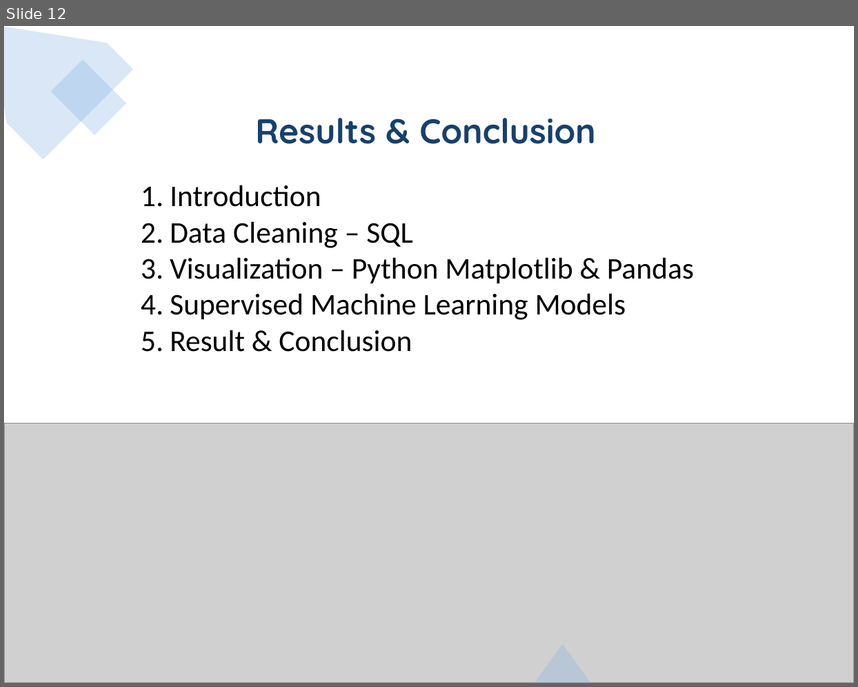
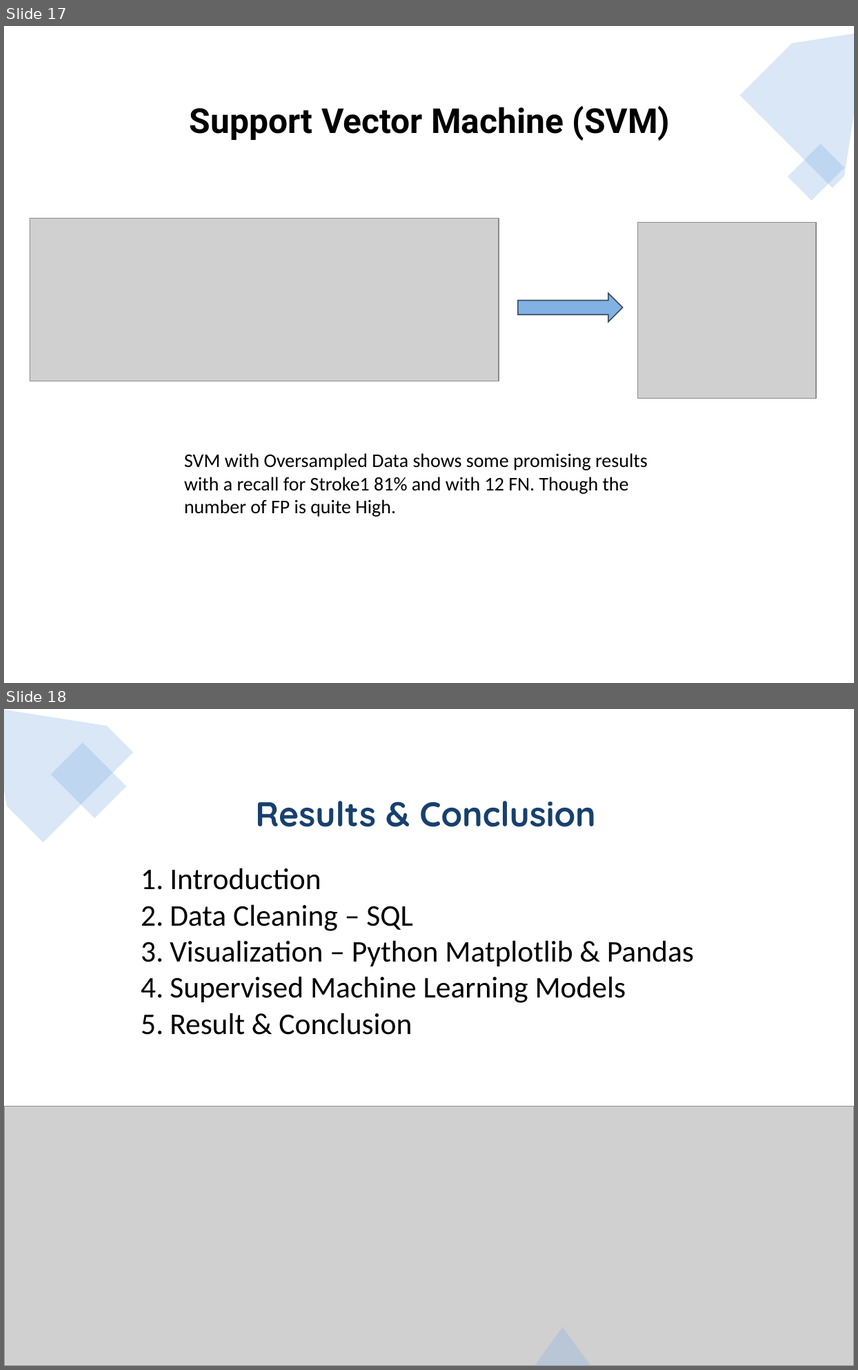
Before and after one commit to jojoalva/Stroke-Project-4, a slide deck: Presentation/Project4_presentation_draft.pptx. Shown one above the other, each under a label of ours: slide 12 before the commit, slides 17 and 18 after it. The pictures are 858x687 and 858x1370 pixels, drawn with LibreOffice and Linux fonts; fonts in the diff are those of the drawing; grey boxes stand for pictures. Boxes give left, top, right and bottom in pixels: in the first picture for what was removed or moved away, otherwise in the second. Text is boxed around its words. In the diff, an @@ line names an element or a change of style, - is before the commit and + after.

```diff
--- a/Presentation/Project4_presentation_draft.pptx
+++ b/Presentation/Project4_presentation_draft.pptx
@@ slide 17 added at box(4, 26, 854, 683), background #FFFFFF; not listed: 2 template elements that a slide beside it also shows @@
@@ rectangle added at box(4, 26, 854, 683), fill #FFFFFF @@
@@ freeform shape added at box(740, 26, 854, 187), fill #82B1E4 at 30% opacity @@
@@ text added at box(190, 106, 671, 141), 32 pt, text #000000, bold @@
+Support Vector Machine (SVM)
@@ rectangle added at box(788, 143, 844, 201), fill #82B1E4 at 30% opacity @@
@@ picture added at box(30, 218, 499, 381) @@
@@ picture added at box(637, 222, 816, 399) @@
@@ right arrow added at box(518, 294, 622, 322), fill #82B1E4, outline #394E64 1 pt @@
@@ text added at box(184, 453, 648, 517), 18 pt, text #000000 @@
+SVM with Oversampled Data shows some promising results with a recall for Stroke1 81% and with 12 FN. Though the number of FP is quite High.
@@ triangle added at box(98, 574, 255, 683), fill #FFFFFF at 30% opacity @@
@@ rectangle added at box(179, 597, 255, 673), fill #FFFFFF at 30% opacity @@
@@ what was slide 12 is now slide 18 @@
```
Also in this commit, not shown: 6 slides changed, 8 other slides added, 3 slides removed, 1 other file.
